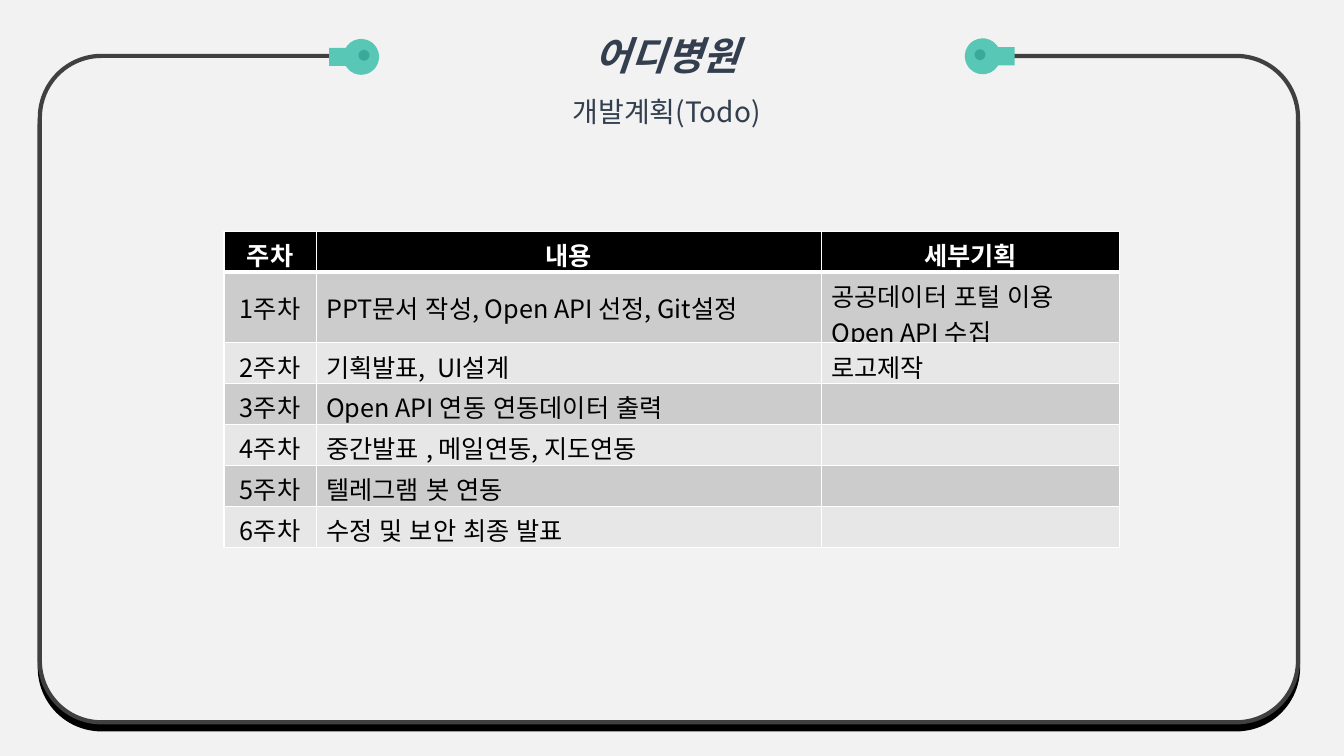
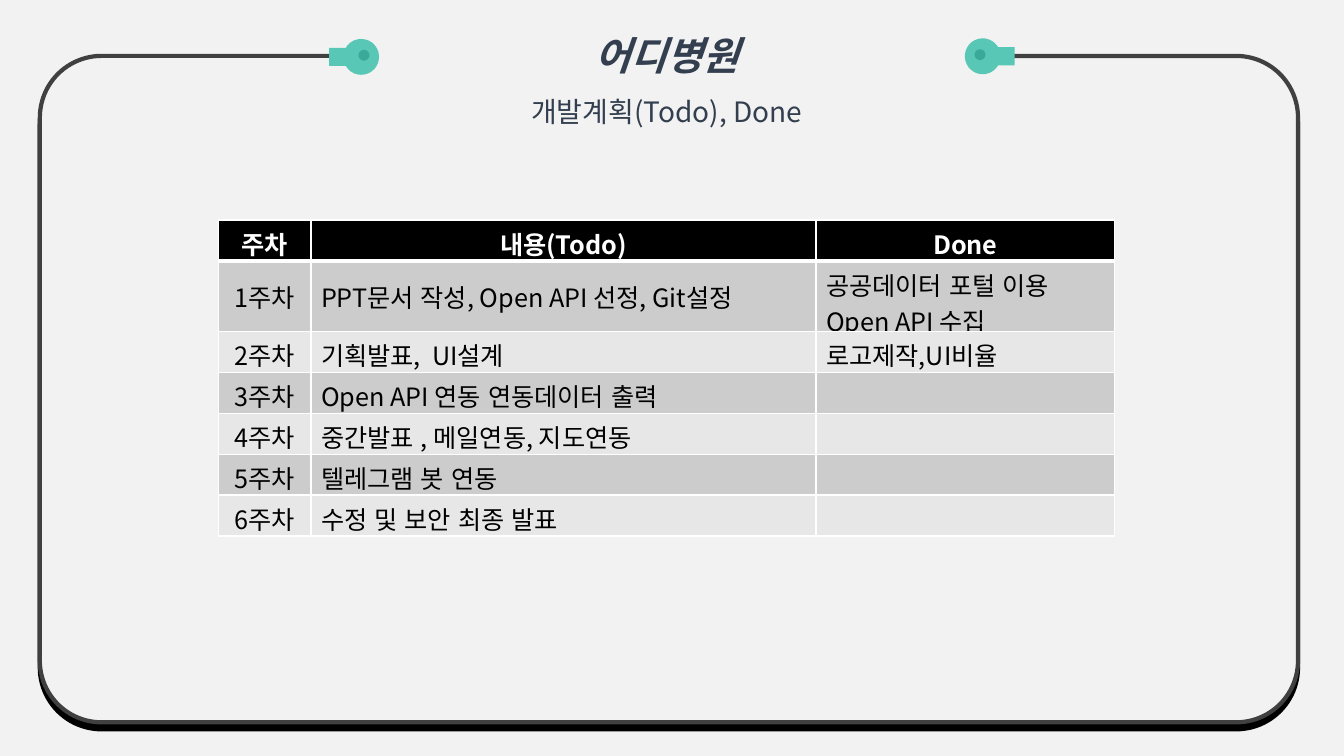
Before and after one commit to WOOLUCY/scriptlang, a slide deck: slide 7 of TermProject/Presentation/Planning/PPT 1.pptx. Drawn at 1344x756 pixels with LibreOffice and Linux fonts; fonts in the diff are those of the drawing. Boxes give left, top, right and bottom in pixels: in the first picture for what was removed or moved away, otherwise in the second. Text is boxed around its words. In the diff, an @@ line names an element or a change of style, - is before the commit and + after.

```diff
--- a/TermProject/Presentation/Planning/PPT 1.pptx
+++ b/TermProject/Presentation/Planning/PPT 1.pptx
@@ text at [531,98,802,128]: text changed @@
-개발계획(Todo)
+개발계획(Todo), Done
@@ table at [219,220,1114,535] @@
-row 1, column 2: 내용
+row 1, column 2: 내용(Todo)
-row 1, column 3: 세부기획
+row 1, column 3: Done
-row 3, column 3: 로고제작
+row 3, column 3: 로고제작,UI비율
@@ table: place and size @@
-table at [224,231,1119,546]
+table at [219,220,1114,535]
```
Also in this commit, not shown: 1 other slide changed, 1 slide added, 4 slides removed.
